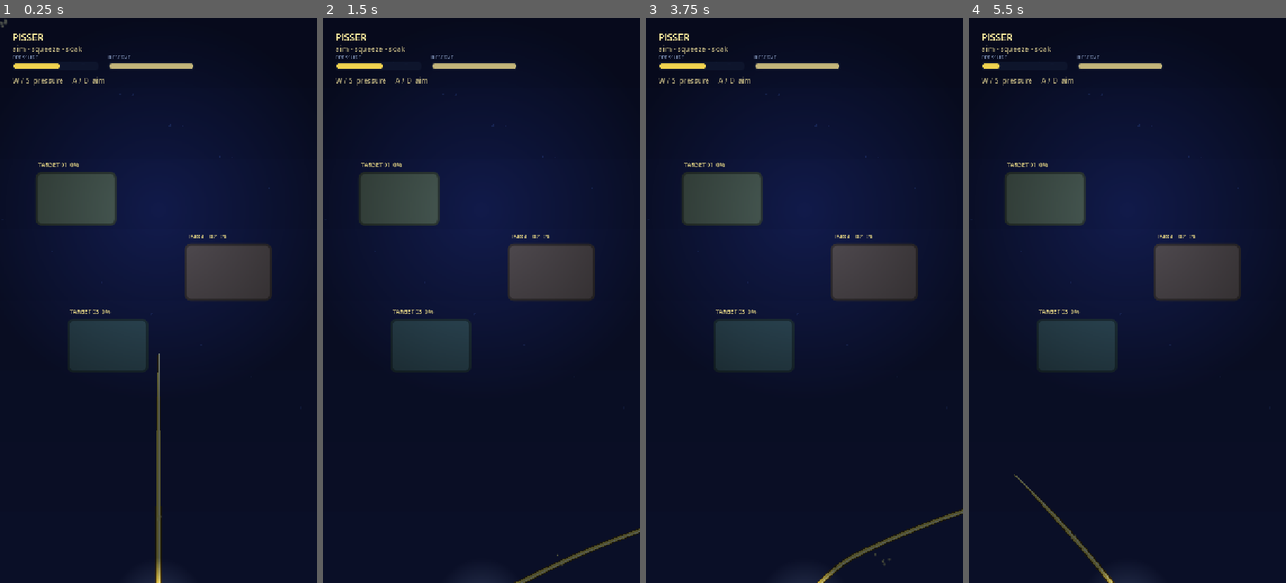
Above: before the commit, frames 1-4 (left to right).
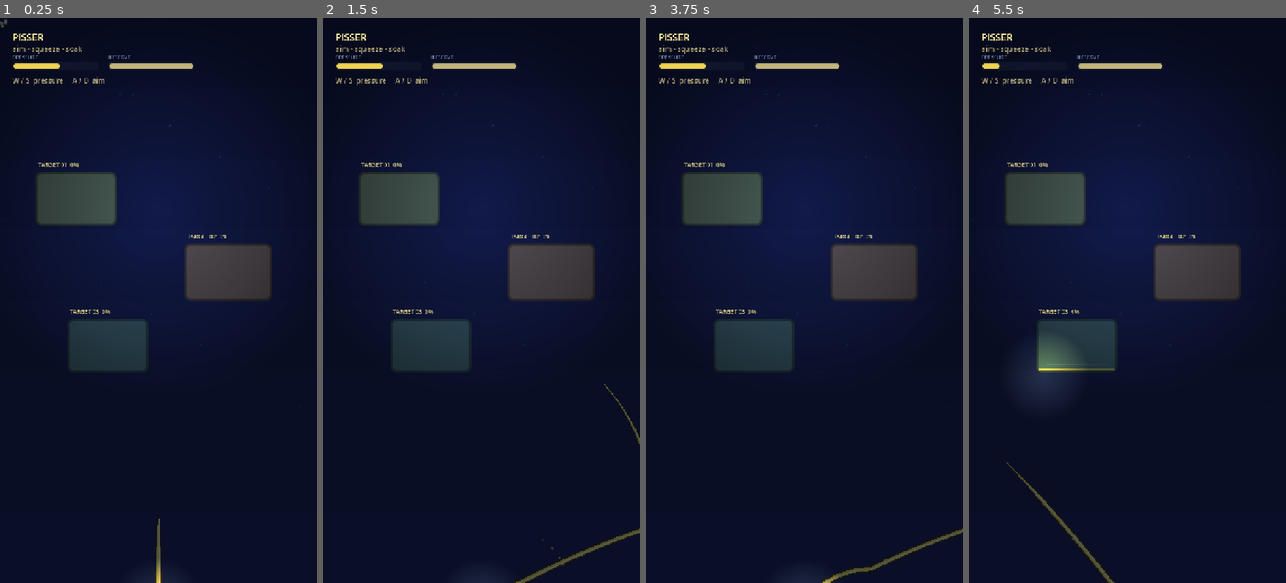
Above: after the commit, the same moments.

Repository: x3cca/girls-piss
Game: Godot game, scene res://scenes/smoke_test.tscn
The game is run twice, just before and just after one commit, with the same random seed, the same clock (stepped at 60 frames per second) and the same inputs.
Inputs (mouse positions are in pixels of both pictures, inside the frame that each line leads up to):
- Up to frame 1 (0.25 s): no input
- Up to frame 2 (1.5 s): tap Enter at 0.5, 0.6 s; move the mouse to (551, 272) at 0.52 s; hold Right (ui_right) 0.53-1.25 s; click (551, 272) at 0.67 s; tap Space at 0.77 s; drag from (418, 328) to (465, 413) at 1.27 s
- Up to frame 3 (3.75 s): tap Space at 2, 3.5 s; move the mouse to (836, 176) at 2.02 s; hold Right (ui_right) 2.03-2.75 s; tap Backspace at 2.1 s; tap Enter at 2.75 s; drag from (788, 413) to (709, 215) at 2.77 s; move the mouse to (899, 385) at 3.52 s; hold Left (ui_left) from 3.53 s (still down); hold Shift from 3.53 s (still down)
- Up to frame 4 (5.5 s): tap Space at 3.77 s; release Left (ui_left) at 4.25 s; release Shift at 4.25 s; drag from (1032, 215) to (1079, 159) at 4.27 s; move the mouse to (1143, 300) at 5.02 s; hold Down (ui_down) from 5.03 s (still down); tap Alt at 5.1 s; click (1143, 300) at 5.17 s

The runs differ from the first frame. In frame 1, 0.5% of the frame differs, in the area x 48-52%, y 59-98%; in frame 2, less than 0.1%; in frame 3, 1.0%; in frame 4, 1.4%, in the area x 11-46%, y 51-100%.

Commit message:
Use persistent locked-velocity stream parcels

Diff:
--- a/scripts/stream_controller.gd
+++ b/scripts/stream_controller.gd
@@ -6,11 +6,12 @@
 @export var source_position := Vector2(360.0, 1320.0)
 @export_range(150.0, 800.0, 1.0) var minimum_length := 150.0
 @export_range(150.0, 1200.0, 1.0) var maximum_length := 620.0
-@export_range(16, 48, 1) var ribbon_points := 28
+@export_range(24, 32, 1) var ribbon_points := 28
 @export var launch_speed_min := 560.0
 @export var launch_speed_max := 1120.0
 @export var gravity := Vector2(0.0, 360.0)
-@export var history_seconds := 1.35
+@export var parcel_lifetime := 1.35
+@export_range(32, 128, 1) var max_parcels := 96
 @export var collision_mask := 1
 @export var liquid_color := Color("#f1d34f")
 
@@ -22,7 +23,8 @@
 var _highlight_line: Line2D
 var _droplets: CPUParticles2D
 var _impact: CPUParticles2D
-var _emission_history: Array[Dictionary] = []
+var _parcels: Array[Dictionary] = []
+var _emission_accumulator := 0.0
 var _last_hit_target: Object
 var _last_hit_position := Vector2.INF
 var _current_points := PackedVector2Array()
@@ -77,8 +79,9 @@
 	var direction := input_controller.aim_direction.normalized()
 	if direction == Vector2.ZERO:
 		direction = Vector2.UP
-	_record_emission(direction, pressure, delta)
-	_current_points = _build_inertial_centerline(direction, pressure)
+	_update_parcels(delta)
+	_emit_parcels(direction, pressure, delta)
+	_current_points = _build_parcel_centerline(direction, pressure)
 	var hit := _truncate_at_target(_current_points)
 	if not hit.is_empty():
 		_current_points = hit.points
@@ -93,43 +96,49 @@
 	_droplets.emitting = pressure > 0.15
 	queue_redraw()
 
-func _record_emission(direction: Vector2, pressure: float, delta: float) -> void:
-	for index in _emission_history.size():
-		_emission_history[index]["age"] = float(_emission_history[index]["age"]) + delta
+func _update_parcels(delta: float) -> void:
+	# Parcels are independent. Once emitted, their launch velocity never reads the
+	# input controller again; only gravity changes that parcel's velocity.
+	for parcel in _parcels:
+		var velocity: Vector2 = parcel["velocity"]
+		parcel["position"] = parcel["position"] + velocity * delta + gravity * (delta * delta * 0.5)
+		parcel["velocity"] = velocity + gravity * delta
+		parcel["age"] = float(parcel["age"]) + delta
+
+func _emit_parcels(direction: Vector2, pressure: float, delta: float) -> void:
 	var speed := lerpf(launch_speed_min, launch_speed_max, clampf(pressure, 0.0, 1.0))
-	_emission_history.push_front({"age": 0.0, "velocity": direction * speed})
-	while not _emission_history.is_empty() and float(_emission_history.back()["age"]) > history_seconds:
-		_emission_history.pop_back()
-
-func _build_inertial_centerline(direction: Vector2, pressure: float) -> PackedVector2Array:
-	# Each segment is a parcel launched at a previous aim direction. Older parcels
-	# keep their launch velocity and only gravity changes it, so a quick aim change
-	# bends the stream naturally instead of rotating the whole ribbon in place.
+	_emission_accumulator += delta
+	var interval := 1.0 / 60.0
+	var emitted := 0
+	var launch_velocity := direction * speed
+	while _emission_accumulator >= interval and emitted < 4:
+		_emission_accumulator -= interval
+		emitted += 1
+	# Always emit at least one parcel per rendered frame. This keeps the source
+	# continuous on high-refresh displays while the accumulator catches up on
+	# slower frames.
+	emitted = maxi(emitted, 1)
+	for _i in emitted:
+		_parcels.push_front({"position": source_position, "velocity": launch_velocity, "launch_velocity": launch_velocity, "age": 0.0})
+	var stream_age := lerpf(minimum_length, maximum_length, clampf(pressure, 0.0, 1.0)) / maxf(speed, 1.0)
+	var lifetime := minf(parcel_lifetime, stream_age)
+	while not _parcels.is_empty() and (float(_parcels.back()["age"]) > lifetime or _parcels.size() > max_parcels):
+		_parcels.pop_back()
+
+func _build_parcel_centerline(_direction: Vector2, _pressure: float) -> PackedVector2Array:
+	# Render a capped sample of the moving parcel chain. The visible ribbon is an
+	# interpolation of locked-in parcels, not a fresh curve from the current aim.
 	var points := PackedVector2Array()
-	var speed := lerpf(launch_speed_min, launch_speed_max, clampf(pressure, 0.0, 1.0))
-	var length := lerpf(minimum_length, maximum_length, clampf(pressure, 0.0, 1.0))
-	var stream_age := length / maxf(speed, 1.0)
-	var count := maxi(16, ribbon_points)
-	for i in count:
-		if i == 0:
-			points.append(source_position)
-			continue
-		var previous_age := stream_age * float(i - 1) / float(count - 1)
-		var current_age := stream_age * float(i) / float(count - 1)
-		var midpoint_age := (previous_age + current_age) * 0.5
-		var velocity := _velocity_at_age(midpoint_age, direction, speed) + gravity * midpoint_age
-		points.append(points[i - 1] + velocity * (current_age - previous_age))
+	if _parcels.is_empty():
+		points.append(source_position)
+		return points
+	points.append(_parcels[0]["position"])
+	var point_count := mini(ribbon_points, _parcels.size())
+	for i in range(1, point_count):
+		var fraction := float(i) / float(maxi(point_count - 1, 1))
+		var parcel_index := clampi(roundi(fraction * float(_parcels.size() - 1)), 0, _parcels.size() - 1)
+		points.append(_parcels[parcel_index]["position"])
 	return points
-
-func _velocity_at_age(age: float, fallback_direction: Vector2, fallback_speed: float) -> Vector2:
-	if _emission_history.is_empty():
-		return fallback_direction * fallback_speed
-	var selected: Vector2 = _emission_history[0]["velocity"]
-	for sample in _emission_history:
-		if float(sample["age"]) > age:
-			break
-		selected = sample["velocity"]
-	return selected
 
 func _truncate_at_target(points: PackedVector2Array) -> Dictionary:
 	if points.size() < 2:
